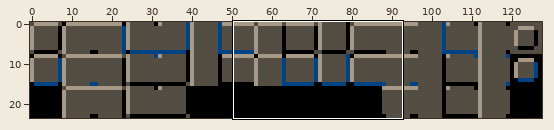
A sprite sheet gets an edit: Assets/Walls.png. Above: a wide view before the commit, with the close-up outlined.
Close-up. First the earlier version:
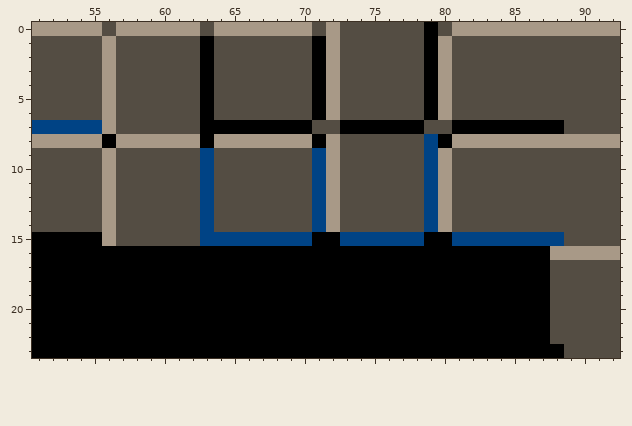
The file is 128x24 pixels. Shown: x 51..92, y 0..23.
Now the later version:
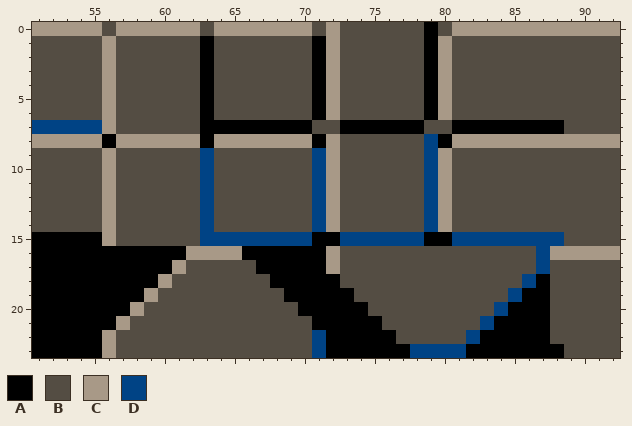
Palette (. is transparent): A #000000  B #544d43  C #a89987  D #004385
From the commit log: Add level 'Espresso'
Diff:
@@ x 51..92 @@
 15 AAAAACBBBBBBDDDDDDDDAADDDDDDAADDDDDDDDBBBB
-16 AAAAAAAAAAAAAAAAAAAAAAAAAAAAAAAAAAAAACCCCC
-17 AAAAAAAAAAAAAAAAAAAAAAAAAAAAAAAAAAAAABBBBB
-18 AAAAAAAAAAAAAAAAAAAAAAAAAAAAAAAAAAAAABBBBB
-19 AAAAAAAAAAAAAAAAAAAAAAAAAAAAAAAAAAAAABBBBB
-20 AAAAAAAAAAAAAAAAAAAAAAAAAAAAAAAAAAAAABBBBB
-21 AAAAAAAAAAAAAAAAAAAAAAAAAAAAAAAAAAAAABBBBB
-22 AAAAAAAAAAAAAAAAAAAAAAAAAAAAAAAAAAAAABBBBB
-23 AAAAAAAAAAAAAAAAAAAAAAAAAAAAAAAAAAAAAABBBB
+16 AAAAAAAAAAACCCCAAAAAACBBBBBBBBBBBBBBDCCCCC
+17 AAAAAAAAAACBBBBBAAAAACBBBBBBBBBBBBBBDBBBBB
+18 AAAAAAAAACBBBBBBBAAAAABBBBBBBBBBBBBDABBBBB
+19 AAAAAAAACBBBBBBBBBAAAAABBBBBBBBBBBDAABBBBB
+20 AAAAAAACBBBBBBBBBBBAAAAABBBBBBBBBDAAABBBBB
+21 AAAAAACBBBBBBBBBBBBBAAAAABBBBBBBDAAAABBBBB
+22 AAAAACBBBBBBBBBBBBBBDAAAAABBBBBDAAAAABBBBB
+23 AAAAACBBBBBBBBBBBBBBDAAAAAADDDDAAAAAAABBBB
